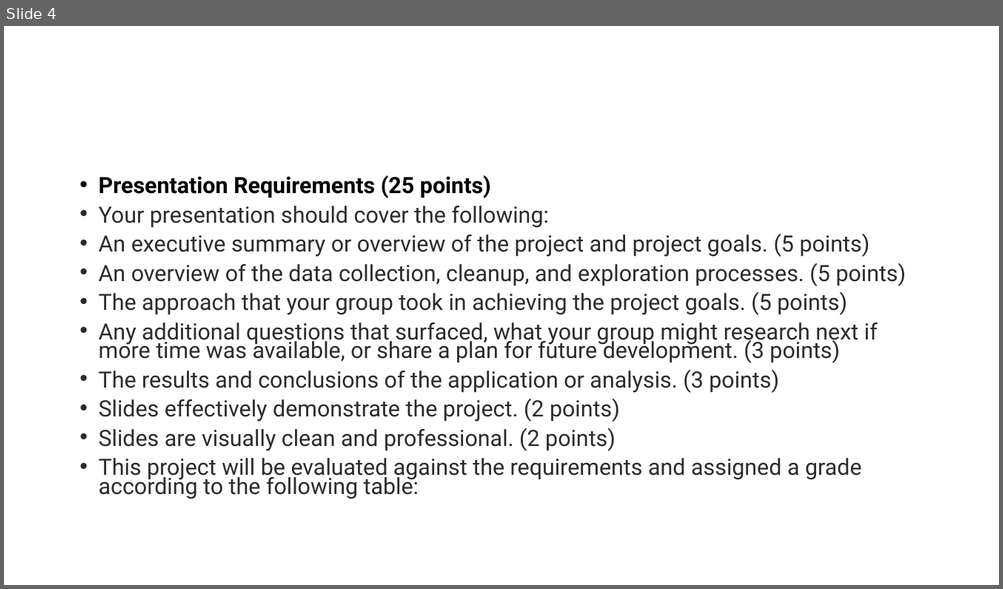
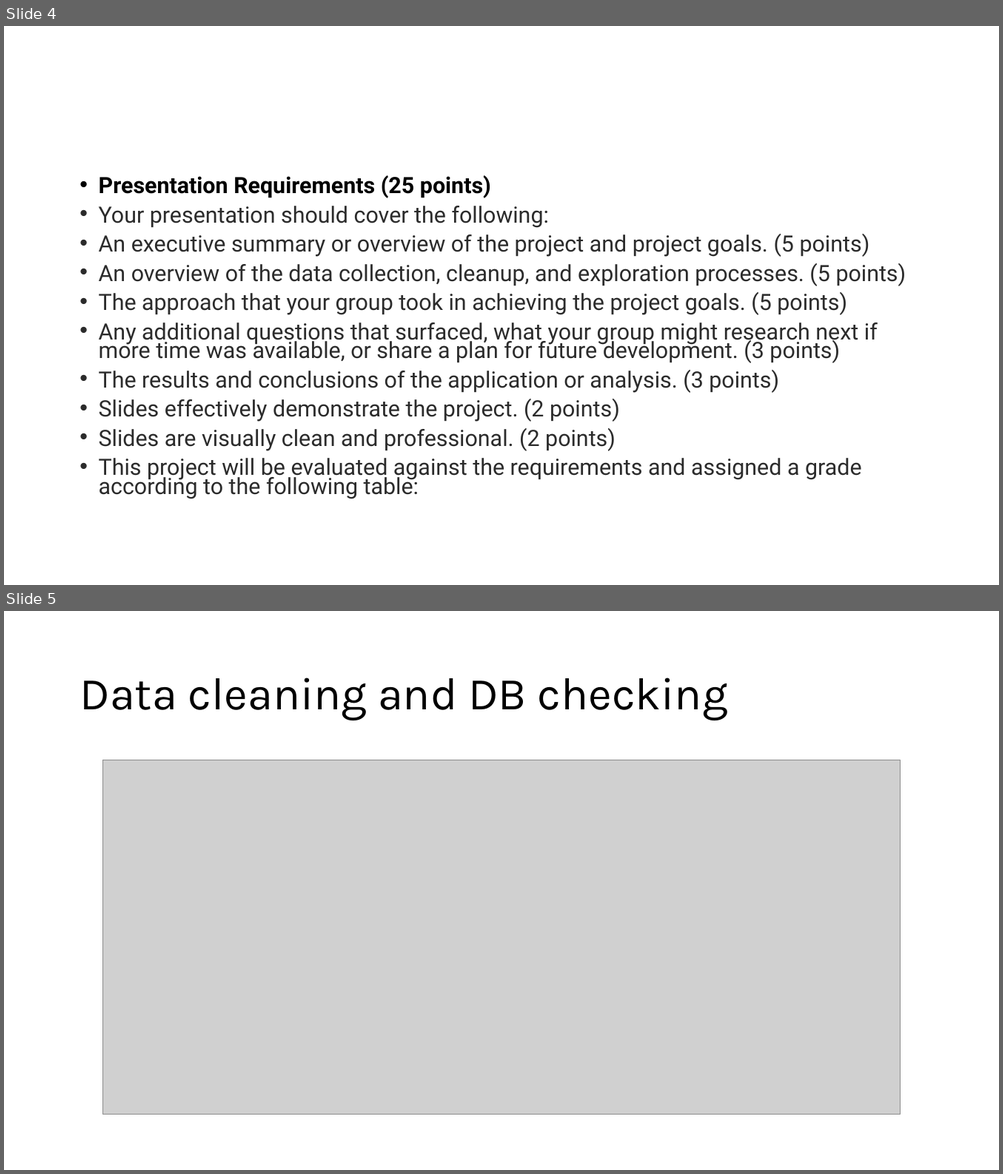
Before and after one commit to Corey-Holton/Group_project_2, a slide deck: Presentation.pptx. Shown one above the other, each under a label of ours: slide 4 before the commit, slides 4 and 5 after it. The pictures are 1003x589 and 1003x1174 pixels, drawn with LibreOffice and Linux fonts; fonts in the diff are those of the drawing; grey boxes stand for pictures. Boxes give left, top, right and bottom in pixels: in the first picture for what was removed or moved away, otherwise in the second. Text is boxed around its words. In the diff, an @@ line names an element or a change of style, - is before the commit and + after.

```diff
--- a/Presentation.pptx
+++ b/Presentation.pptx
@@ slide 5 added at box(4, 611, 999, 1170), background #FFFFFF @@
@@ title added at box(79, 678, 728, 721), 44 pt, text #000000 @@
+Data cleaning and DB checking
@@ picture added at box(103, 760, 900, 1116) @@
```
Also in this commit, not shown: 1 other file.
